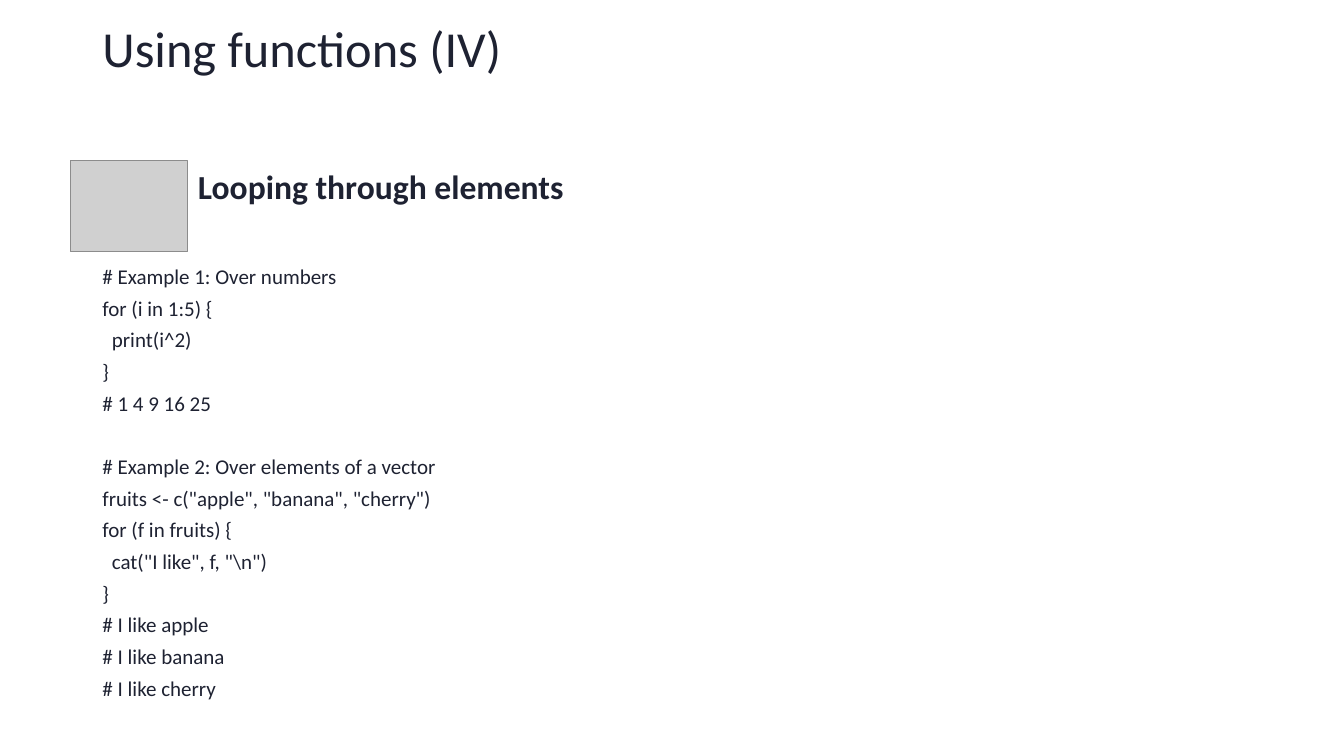
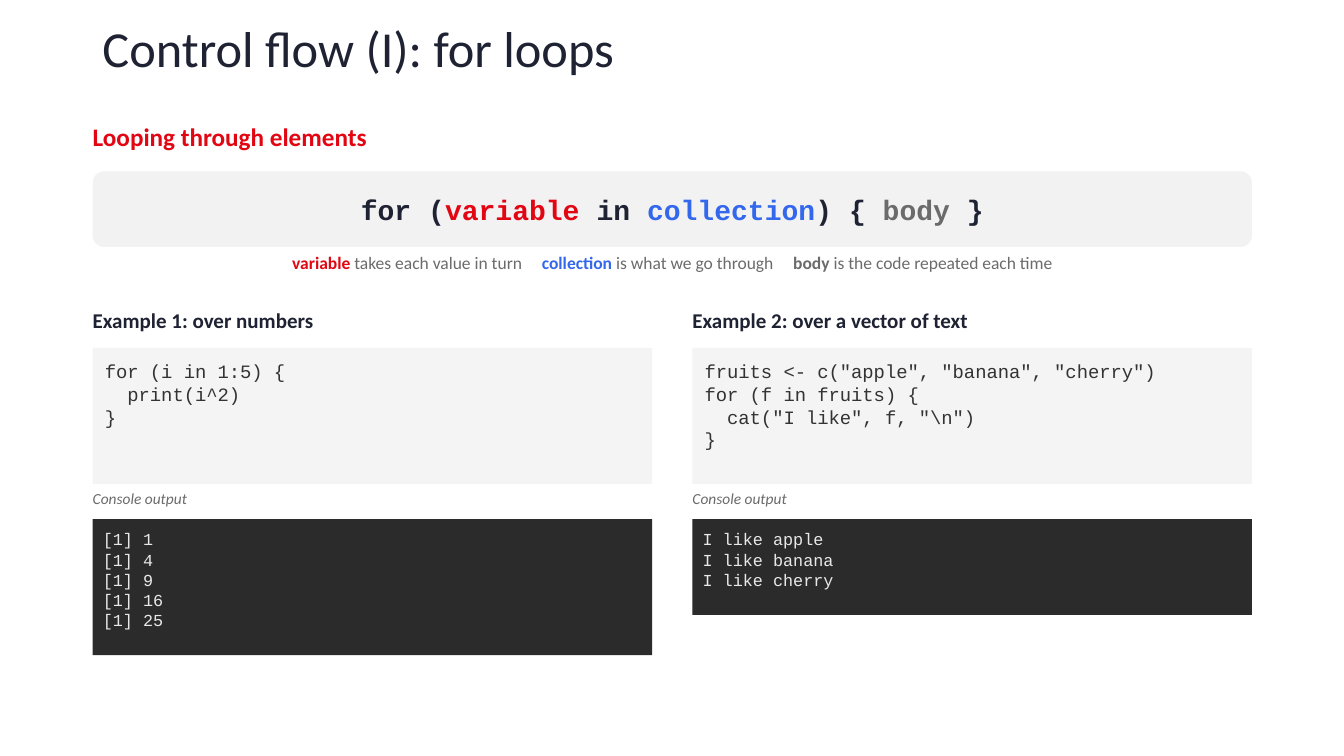
Before and after one commit to sib-swiss/first-steps-with-R-training, a slide deck: slide 56 of assets/pptx/First-steps-with-R_day1.pptx (slide 49 before the commit). Drawn at 1344x756 pixels with LibreOffice and Linux fonts; fonts in the diff are those of the drawing; grey boxes stand for pictures; background and template pictures are left out. Boxes give left, top, right and bottom in pixels: in the first picture for what was removed or moved away, otherwise in the second. Text is boxed around its words. In the diff, an @@ line names an element or a change of style, - is before the commit and + after.

```diff
--- a/assets/pptx/First-steps-with-R_day1.pptx
+++ b/assets/pptx/First-steps-with-R_day1.pptx
@@ title at (x1=102, y1=30, x2=614, y2=75): text changed @@
-Using functions (IV)
+Control flow (I): for loops
@@ text "Looping through elements" moved from (x1=198, y1=175, x2=563, y2=205) to (x1=93, y1=128, x2=367, y2=151) @@
@@ text "Looping through elements" at (x1=93, y1=128, x2=367, y2=151): size 24 to 18 pt, text colour #1E2232 to #E20613 @@
@@ picture removed at (x1=71, y1=161, x2=189, y2=252) @@
@@ rounded rectangle added at (x1=93, y1=171, x2=1252, y2=247), fill #F2F2F2, 20 pt, text #3368ED, bold @@
+for (variable in collection) { body }
@@ text removed at (x1=102, y1=269, x2=436, y2=700) @@
-# Example 1: Over numbers
-for (i in 1:5) {
-print(i^2)
-}
-# 1 4 9 16 25
-# Example 2: Over elements of a vector
-fruits <- c("apple", "banana", "cherry")
-for (f in fruits) {
-cat("I like", f, "\n")
-}
-# I like apple
-# I like banana
-# I like cherry
@@ text added at (x1=292, y1=256, x2=1052, y2=272), 12.5 pt, text #6B6B6B @@
+variable takes each value in turn collection is what we go through body is the code repeated each time
@@ text added at (x1=93, y1=313, x2=313, y2=332), 15 pt, text #1E2232, bold @@
+Example 1: over numbers
@@ text added at (x1=692, y1=313, x2=967, y2=332), 15 pt, text #1E2232, bold @@
+Example 2: over a vector of text
@@ rectangle added at (x1=93, y1=348, x2=652, y2=484), fill #F4F4F4, 13.5 pt, text #333333 @@
+for (i in 1:5) {
+print(i^2)
+}
@@ rectangle added at (x1=693, y1=348, x2=1252, y2=484), fill #F4F4F4, 13.5 pt, text #333333 @@
+fruits <- c("apple", "banana", "cherry")
+for (f in fruits) {
+cat("I like", f, "\n")
+}
@@ text added at (x1=93, y1=493, x2=187, y2=507), 11 pt, text #6B6B6B, italic @@
+Console output
@@ text added at (x1=692, y1=493, x2=787, y2=507), 11 pt, text #6B6B6B, italic @@
+Console output
@@ rectangle added at (x1=93, y1=519, x2=652, y2=655), fill #2B2B2B, 12 pt, text #E8E8E8 @@
+[1] 1
+[1] 4
+[1] 9
+[1] 16
+[1] 25
@@ rectangle added at (x1=693, y1=519, x2=1252, y2=615), fill #2B2B2B, 12 pt, text #E8E8E8 @@
+I like apple
+I like banana
+I like cherry
```
Also in this commit, not shown: 22 other slides changed, 13 slides added, 4 slides removed, 12 other files.
